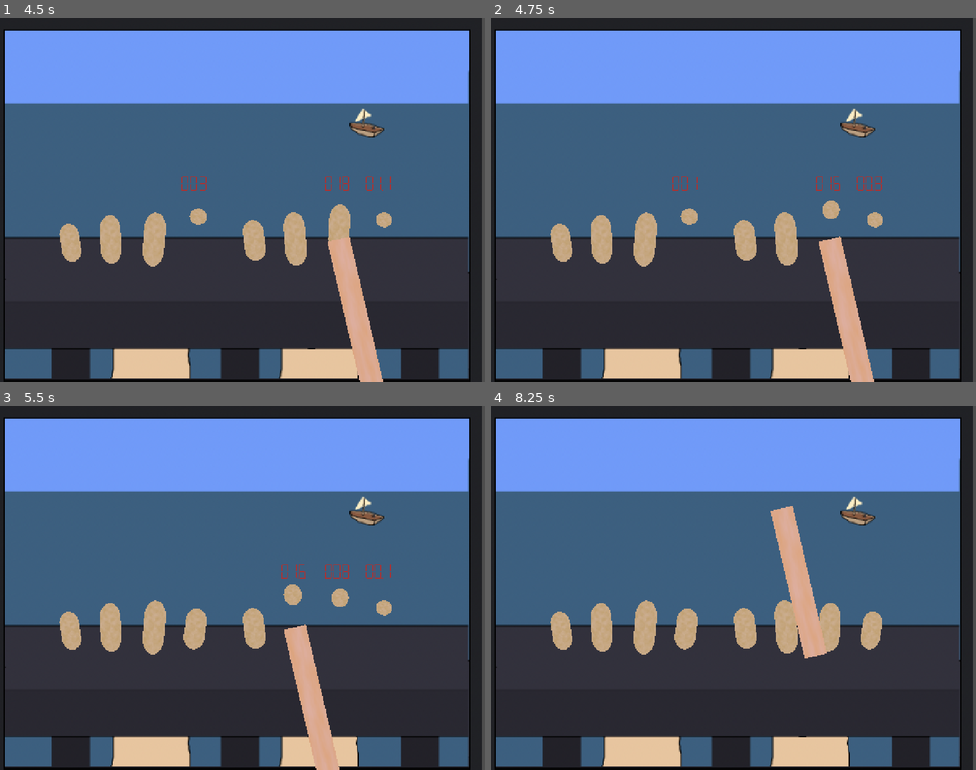
Above: before the commit, frames 1-4 (two rows, left to right).
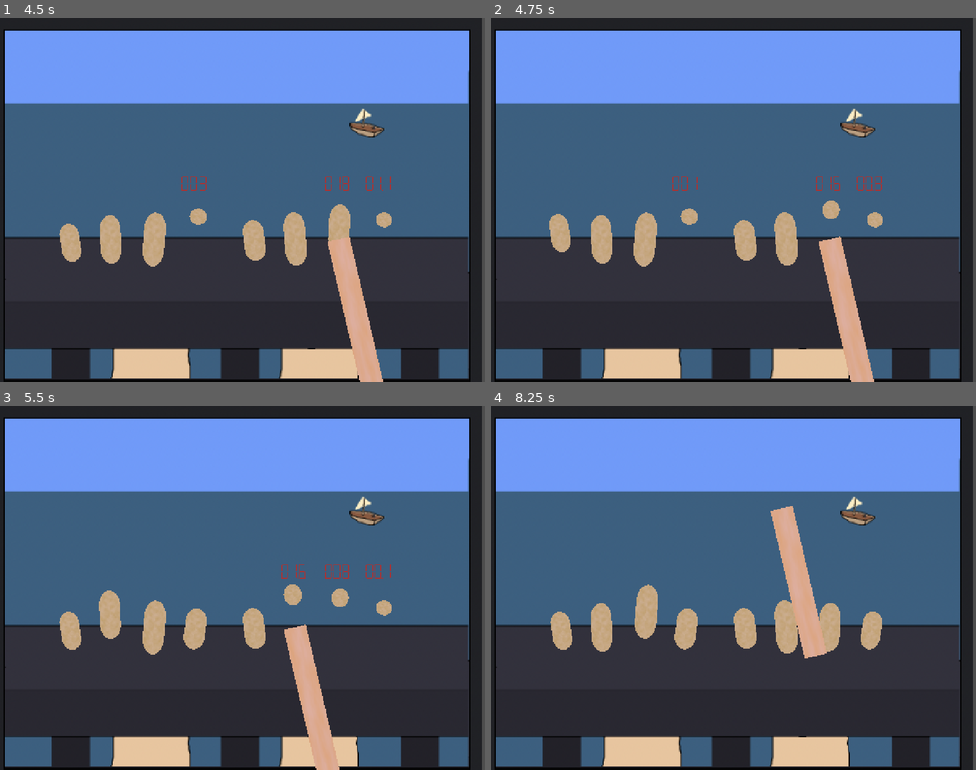
Above: after the commit, the same moments.

Repository: tom-frantz/gmtk-2026
Game: Godot game, scene res://scenes/minigames/finger_hammer/minigame_finger_hammer.tscn
Two runs of this game, one before a commit and one after it. Both use one fixed random seed, a clock stepped at 60 frames per second and the inputs below. This scene is started directly instead of the project's main scene. Sound files missing from this copy of the repository are replaced by a short silence.
Inputs (mouse positions are in pixels of both pictures, inside the frame that each line leads up to):
- Up to frame 1 (4.5 s): tap Enter at 0.5, 2 s; move the mouse to (72, 243) at 0.52 s; click (72, 243) at 0.6 s; tap Space at 1.25 s; move the mouse to (111, 240) at 1.27 s; click (111, 240) at 1.35 s; move the mouse to (155, 240) at 2.02 s; click (155, 240) at 2.1 s; move the mouse to (194, 240) at 2.77 s; click (194, 240) at 2.85 s; move the mouse to (378, 243) at 3.52 s; click (378, 243) at 3.6 s; move the mouse to (339, 240) at 4.27 s; click (339, 240) at 4.35 s
- Up to frame 2 (4.75 s): no input
- Up to frame 3 (5.5 s): move the mouse to (295, 628) at 5.02 s; click (295, 628) at 5.1 s
- Up to frame 4 (8.25 s): move the mouse to (743, 628) at 5.77 s; click (743, 628) at 5.85 s; move the mouse to (840, 569) at 6.52 s; click (840, 569) at 6.6 s; move the mouse to (636, 606) at 7.27 s; click (636, 606) at 7.35 s; move the mouse to (782, 507) at 8.02 s; click (782, 507) at 8.1 s

Frame 1 is identical in both runs. In frame 2, 0.2% of the frame differs, in the area x 12-17%, y 53-67%; in frame 3, 0.3%; in frame 4, 0.4%, in the area x 29-35%, y 49-69%.

Commit message:
Update finger hammer to use digitaltimer2d

Diff:
--- a/scenes/minigames/finger_hammer/hanging_finger.gd
+++ b/scenes/minigames/finger_hammer/hanging_finger.gd
@@ -6,7 +6,7 @@
 var is_smashed: bool = false
 var is_hovered: bool = false
 var finger_animations: AnimationPlayer
-var smashed_timer: Node2D
+var smashed_timer: DigitalTimer2D
 
 func _ready() -> void:
     finger_animations = %FingerAnimations
@@ -22,7 +22,7 @@
 func smash() -> void:
     finger_animations.play("hit")
     smashed_timer.show()
-    (smashed_timer.get_node("Timer") as Timer).start(smash_timeout)
+    smashed_timer.timer.start(smash_timeout)
     is_smashed = true
     is_hovered = false
     emit_signal("smashed", self)
@@ -30,7 +30,7 @@
 
 func recover() -> void:
     smashed_timer.hide()
-    (smashed_timer.get_node("Timer") as Timer).stop()
+    smashed_timer.timer.start(smash_timeout)
     is_smashed = false
     finger_animations.play_backwards("hit")
 
@@ -47,4 +47,4 @@
 
 func hand_smashed() -> void:
     smashed_timer.hide()
-    (smashed_timer.get_node("Timer") as Timer).stop()
+    smashed_timer.timer.stop()
--- a/scenes/minigames/finger_hammer/hanging_finger.tscn
+++ b/scenes/minigames/finger_hammer/hanging_finger.tscn
@@ -172,7 +172,7 @@
 [node name="Finger" type="Node2D" unique_id=683855000]
 script = ExtResource("1_5hh8l")
 
-[node name="SmashedTimer" parent="." unique_id=1923668992 instance=ExtResource("2_ux67n")]
+[node name="SmashedTimer" parent="." unique_id=887145100 instance=ExtResource("2_ux67n")]
 unique_name_in_owner = true
 visible = false
 position = Vector2(0, -147)
@@ -202,8 +202,6 @@
 pitch_scale = 1.5
 playback_type = 2
 
-[connection signal="timeout" from="SmashedTimer/Timer" to="." method="recover"]
+[connection signal="timeout" from="SmashedTimer" to="." method="recover"]
 [connection signal="mouse_entered" from="FingerArea" to="." method="start_hover"]
 [connection signal="mouse_exited" from="FingerArea" to="." method="end_hover"]
-
-[editable path="SmashedTimer"]
